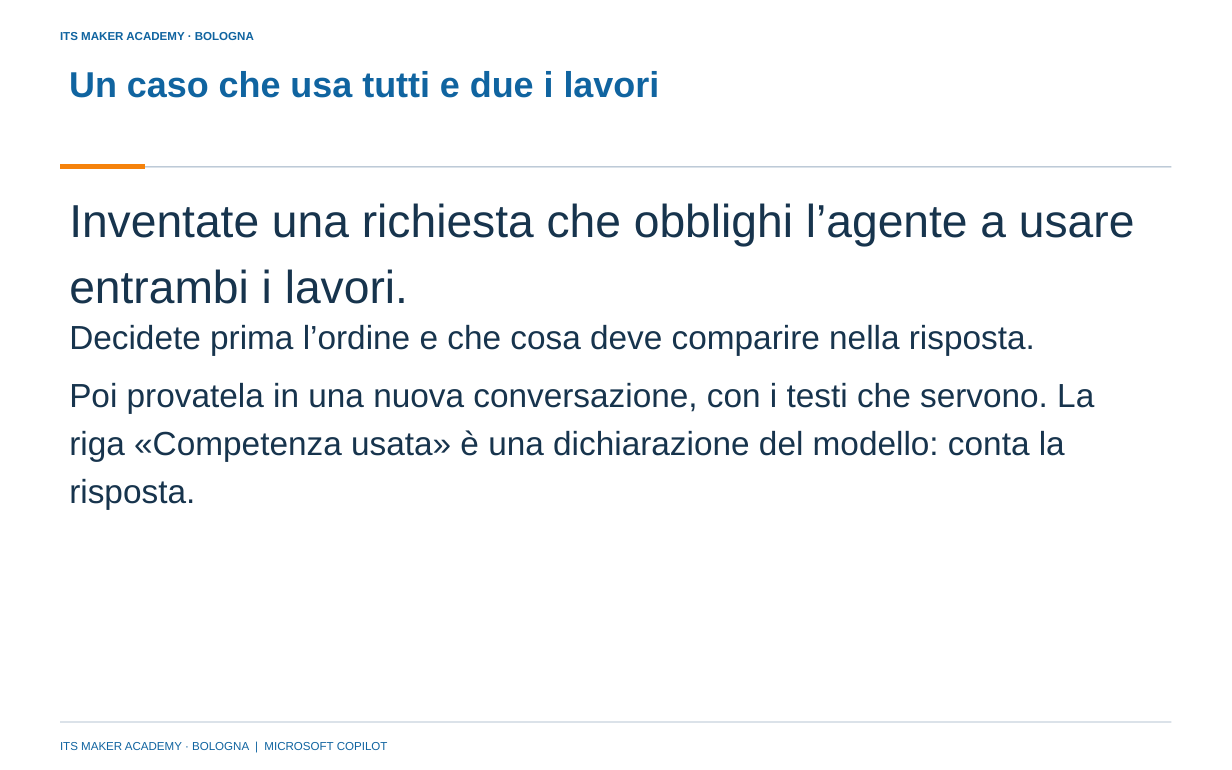
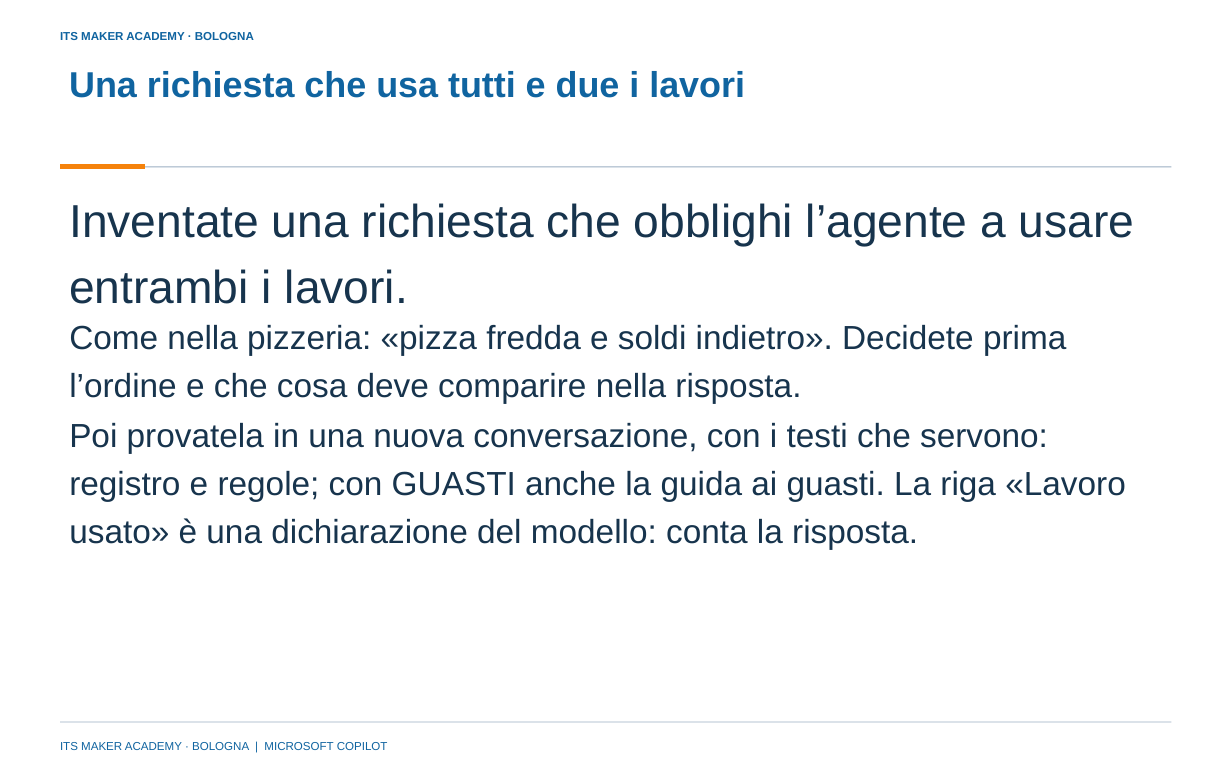
Before and after one commit to franzo9393/ITSCorso_UnslothStudio-Git, a slide deck: slide 33 of lezione 4 - reti neurali e agenti con orchestrazione/Lezione4_Reti_neurali_e_agenti_con_orchestrazione_ITS_MAKER.pptx (slide 25 before the commit). Drawn at 1232x770 pixels with LibreOffice and Linux fonts; fonts in the diff are those of the drawing; background and template pictures are left out. Boxes give left, top, right and bottom in pixels: in the first picture for what was removed or moved away, otherwise in the second. Text is boxed around its words. In the diff, an @@ line names an element or a change of style, - is before the commit and + after.

Commit message:
Lezione 4: seconda metà riscritta per la chiarezza (41 slide); regole di chiarezza didattica in AGENTS.md

```diff
--- a/lezione 4 - reti neurali e agenti con orchestrazione/Lezione4_Reti_neurali_e_agenti_con_orchestrazione_ITS_MAKER.pptx
+++ b/lezione 4 - reti neurali e agenti con orchestrazione/Lezione4_Reti_neurali_e_agenti_con_orchestrazione_ITS_MAKER.pptx
@@ title at <box>69,71,745,98</box>: text changed @@
-Un caso che usa tutti e due i lavori
+Una richiesta che usa tutti e due i lavori
@@ text at <box>69,324,1066,404</box>: text changed @@
-Decidete prima l’ordine e che cosa deve comparire nella risposta.
+Come nella pizzeria: «pizza fredda e soldi indietro». Decidete prima l’ordine e che cosa deve comparire nella risposta.
@@ text at <box>69,422,1126,549</box>: text changed @@
-Poi provatela in una nuova conversazione, con i testi che servono. La riga «Competenza usata» è una dichiarazione del modello: conta la risposta.
+Poi provatela in una nuova conversazione, con i testi che servono: registro e regole; con GUASTI anche la guida ai guasti. La riga «Lavoro usato» è una dichiarazione del modello: conta la risposta.
```
Also in this commit, not shown: 14 other slides changed, 12 slides added, 3 slides removed, 18 other files.
